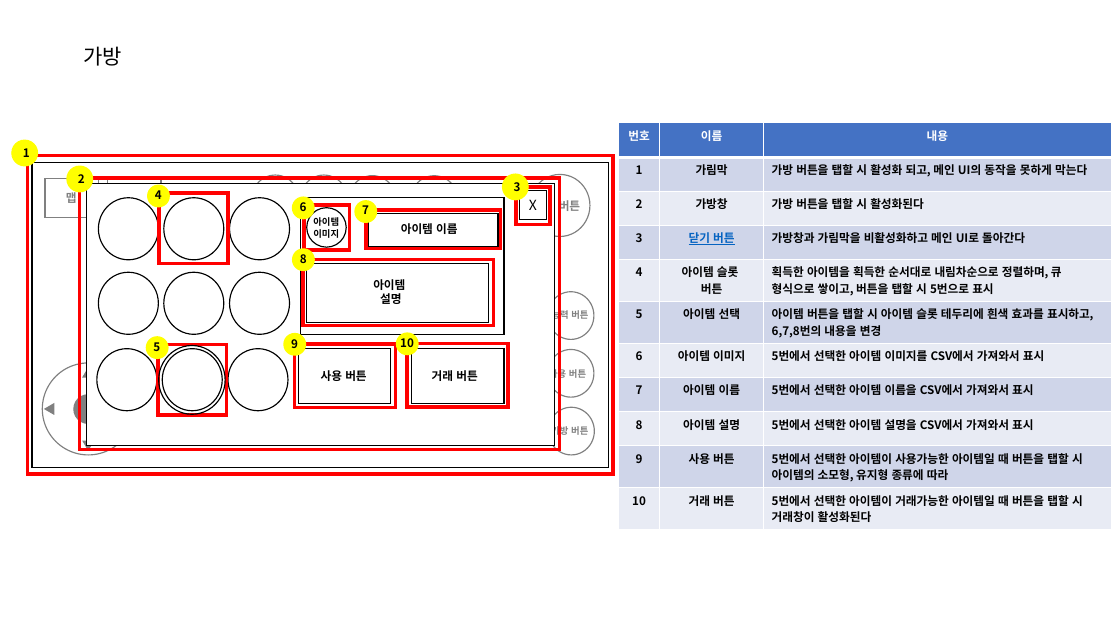
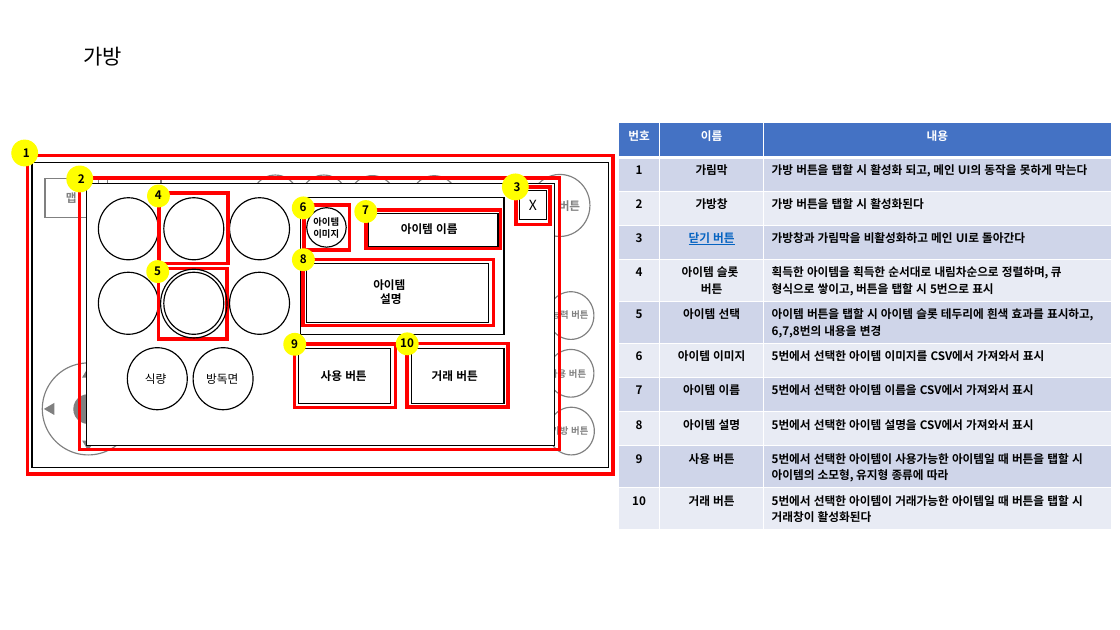
Before and after one commit to TRASHES0/MAFIA_60SECs, a slide deck: slide 6 of 기획/UI.pptx. Drawn at 1120x630 pixels with LibreOffice and Linux fonts; fonts in the diff are those of the drawing. Boxes give left, top, right and bottom in pixels: in the first picture for what was removed or moved away, otherwise in the second. Text is boxed around its words. In the diff, an @@ line names an element or a change of style, - is before the commit and + after.

```diff
--- a/기획/UI.pptx
+++ b/기획/UI.pptx
@@ 2 ellipses, 1 text, 1 rectangle: place and size @@
-2 ellipses, 1 text, 1 rectangle at [146, 336, 227, 415]
+2 ellipses, 1 text, 1 rectangle at [146, 260, 227, 339]
@@ ellipse removed at [97, 349, 156, 411] @@
@@ ellipse: place and size @@
-ellipse at [162, 349, 222, 411]
+ellipse at [128, 348, 187, 410]
@@ ellipse: place and size @@
-ellipse at [228, 349, 287, 411]
+ellipse at [193, 348, 253, 410]
@@ text added at [145, 373, 166, 384], 10 pt, text #000000 @@
+식량
@@ text added at [206, 373, 238, 384], 10 pt, text #000000 @@
+방독면
```
Also in this commit, not shown: 2 other files.
